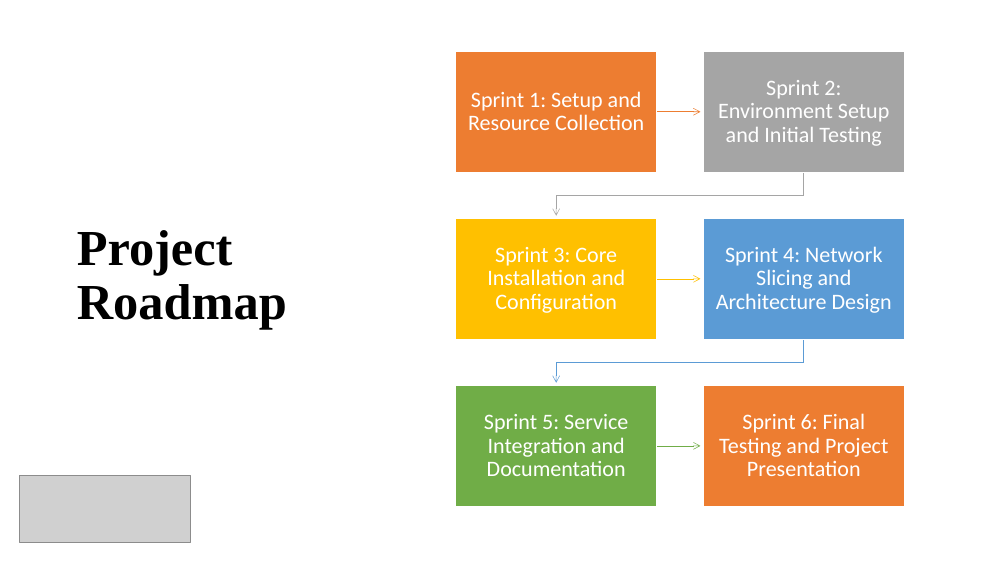
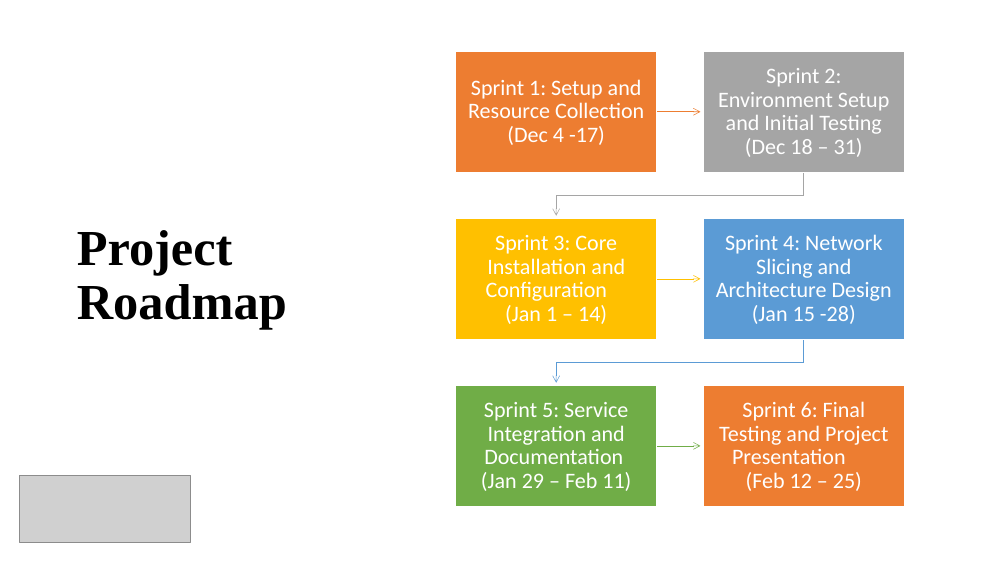
Before and after one commit to kushalprakash6/Standalone-5G-netowrk-simulation, a slide deck: slide 3 of Presentation/Presentation team_entropy.pptx. Drawn at 1008x567 pixels with LibreOffice and Linux fonts; fonts in the diff are those of the drawing; grey boxes stand for pictures. Boxes give left, top, right and bottom in pixels: in the first picture for what was removed or moved away, otherwise in the second. Text is boxed around its words. In the diff, an @@ line names an element or a change of style, - is before the commit and + after.

Commit message:
Updated Network architecture in Presentation

```diff
--- a/Presentation/Presentation team_entropy.pptx
+++ b/Presentation/Presentation team_entropy.pptx
@@ text at (468,79,644,145): text changed @@
-Sprint 1: Setup and Resource Collection
+Sprint 1: Setup and Resource Collection (Dec 4 -17)
@@ text at (718,68,889,157): text changed @@
-Sprint 2: Environment Setup and Initial Testing
+Sprint 2: Environment Setup and Initial Testing (Dec 18 – 31)
@@ text at (486,235,625,324): text changed @@
-Sprint 3: Core Installation and Configuration
+Sprint 3: Core Installation and Configuration (Jan 1 – 14)
@@ text at (716,234,892,324): text changed @@
-Sprint 4: Network Slicing and Architecture Design
+Sprint 4: Network Slicing and Architecture Design (Jan 15 -28)
@@ text at (481,402,631,491): text changed @@
-Sprint 5: Service Integration and Documentation
+Sprint 5: Service Integration and Documentation (Jan 29 – Feb 11)
@@ text at (719,401,888,491): text changed @@
-Sprint 6: Final Testing and Project Presentation
+Sprint 6: Final Testing and Project Presentation (Feb 12 – 25)
```
Also in this commit, not shown: 3 other slides changed, 1 slide added, 17 slides removed.
